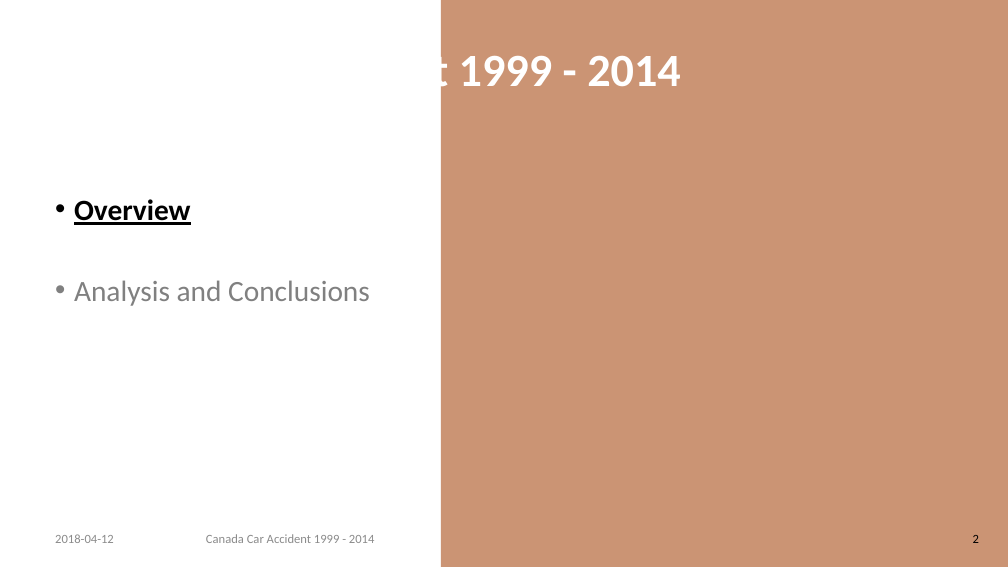
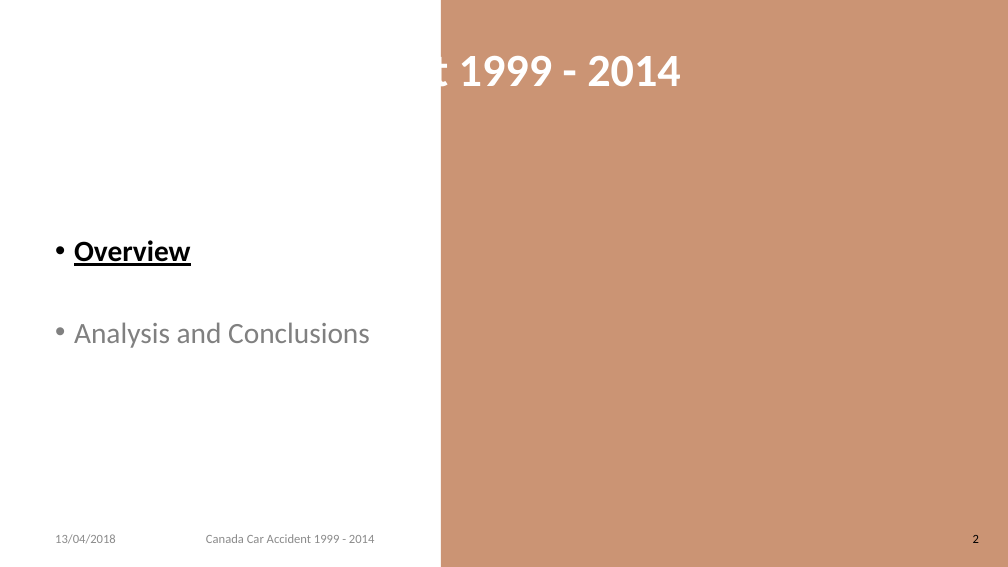
Before and after one commit to rynho/3250-G3, a slide deck: slide 2 of Deliverable/Presentation.pptx. Drawn at 1008x567 pixels with LibreOffice and Linux fonts; fonts in the diff are those of the drawing; background and template pictures are left out. Boxes give left, top, right and bottom in pixels: in the first picture for what was removed or moved away, otherwise in the second. Text is boxed around its words. In the diff, an @@ line names an element or a change of style, - is before the commit and + after.

```diff
--- a/Deliverable/Presentation.pptx
+++ b/Deliverable/Presentation.pptx
@@ text "Overview": place and size @@
-text "Overview" at bbox=[74, 199, 370, 306]
+text "Overview" at bbox=[74, 240, 370, 348]
@@ text at bbox=[55, 534, 116, 543]: text changed @@
-2018-04-12
+13/04/2018
```
Also in this commit, not shown: 19 other slides changed, 8 other files.
